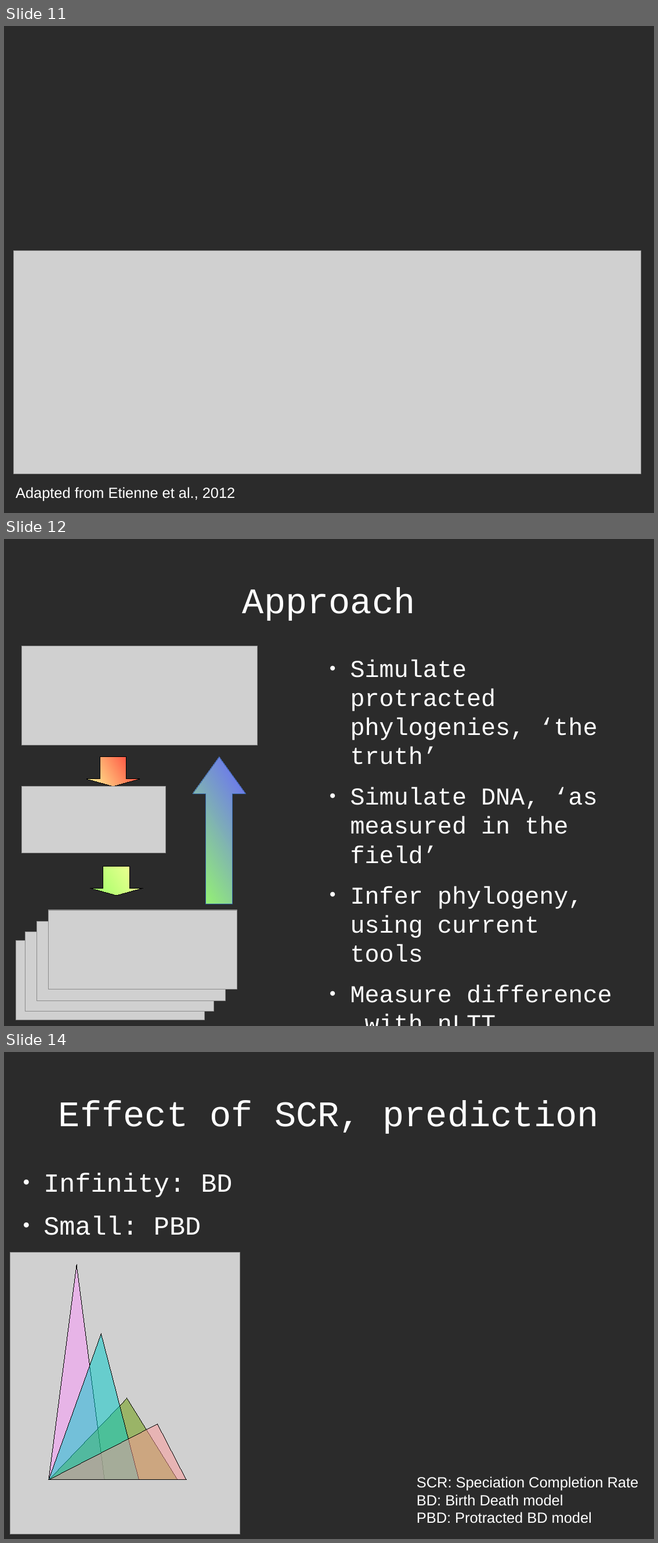
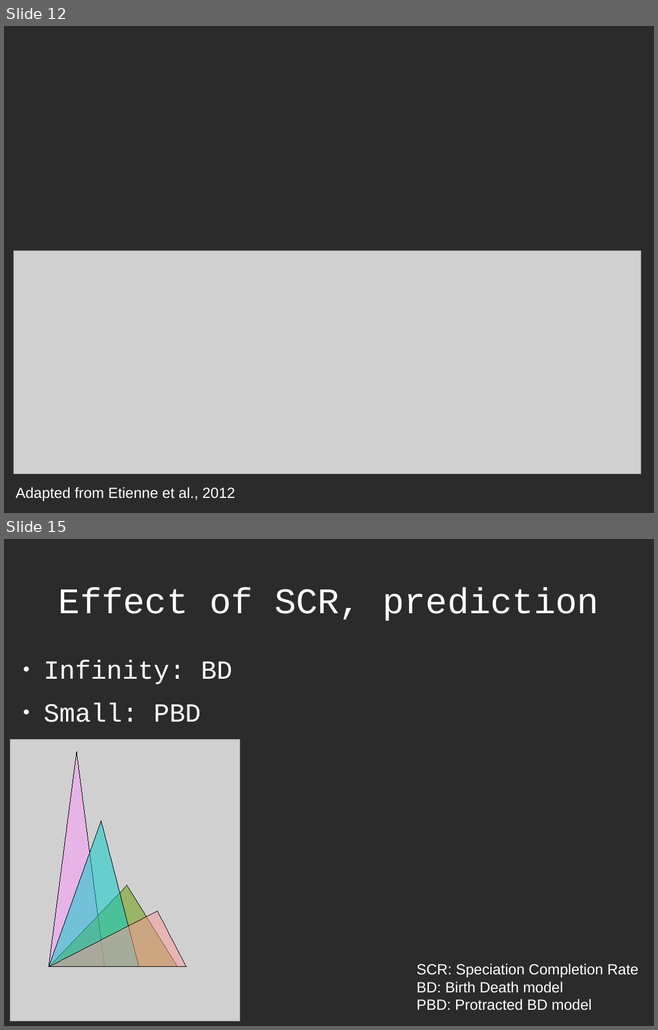
Before and after one commit to richelbilderbeek/Science, a slide deck: Bilderbeek20170213TresMeeting/20170213TresMeeting.odp. Shown one above the other, each under a label of ours: slides 11, 12 and 14 before the commit, slides 12 and 15 after it; the slides between them are not shown. The pictures are 658x1543 and 658x1030 pixels, drawn with LibreOffice and Linux fonts; fonts in the diff are those of the drawing; grey boxes stand for pictures; background and template pictures are left out; a plain dark background stands for a picture behind light text. Boxes give left, top, right and bottom in pixels: in the first picture for what was removed or moved away, otherwise in the second. Text is boxed around its words. In the diff, an @@ line names an element or a change of style, - is before the commit and + after.

```diff
--- a/Bilderbeek20170213TresMeeting/20170213TresMeeting.odp
+++ b/Bilderbeek20170213TresMeeting/20170213TresMeeting.odp
@@ slide 12 removed at (4,539,654,1026), background picture (left out) @@
@@ title removed at (242,588,415,621) @@
-Approach
@@ picture removed at (21,646,257,745) @@
@@ text removed at (350,660,612,1003) @@
-● Simulate protracted phylogenies, ‘the truth’
-● Simulate DNA, ‘as measured in the field’
-● Infer phylogeny, using current tools
-● Measure difference with nLTT statistic
@@ down arrow removed at (86,757,140,787) @@
@@ up arrow removed at (192,757,246,904) @@
@@ picture removed at (21,787,165,853) @@
@@ down arrow removed at (90,866,143,896) @@
@@ picture removed at (48,910,237,990) @@
@@ picture removed at (25,932,214,1012) @@
@@ picture removed at (37,922,226,1001) @@
@@ picture removed at (16,941,205,1020) @@
@@ what was slide 11 is now slide 12 @@
@@ what was slide 14 is now slide 15 @@
```
Also in this commit, not shown: 4 slides changed, 5 slides added, 1 other slide removed, 5 other files.
